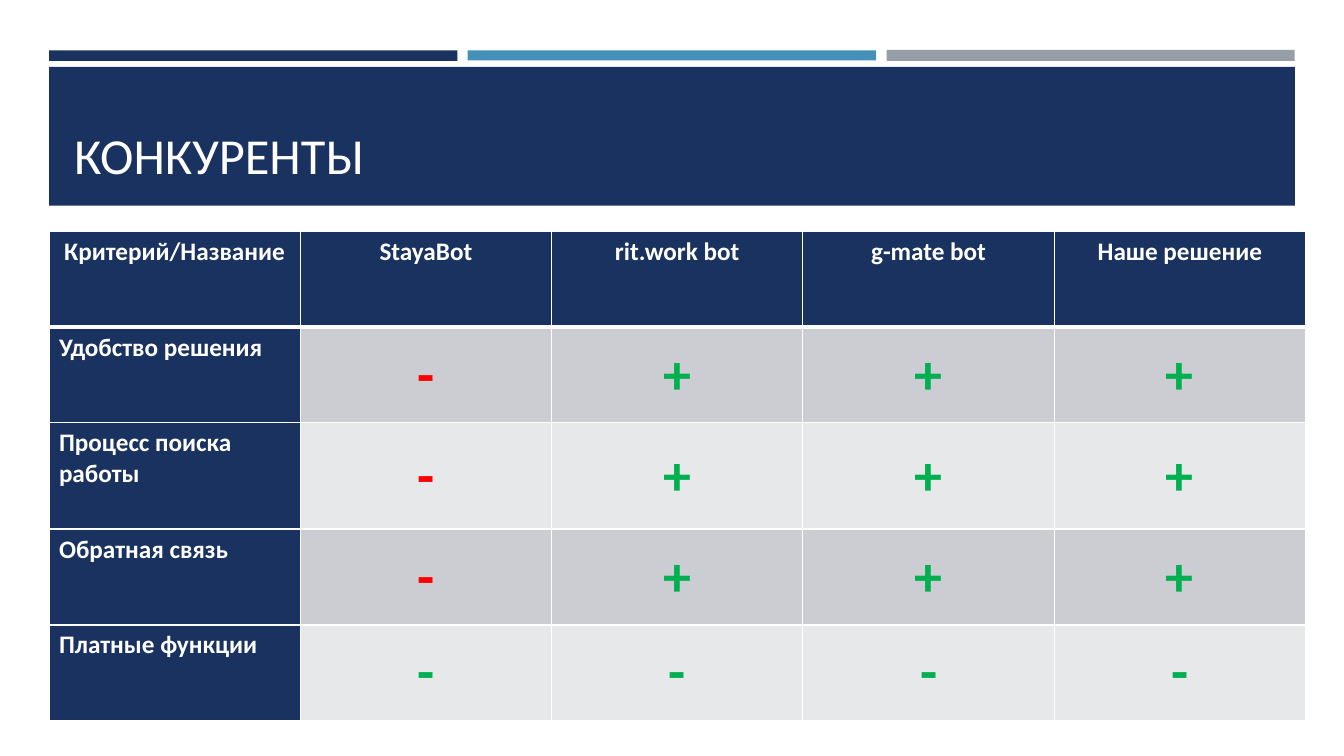
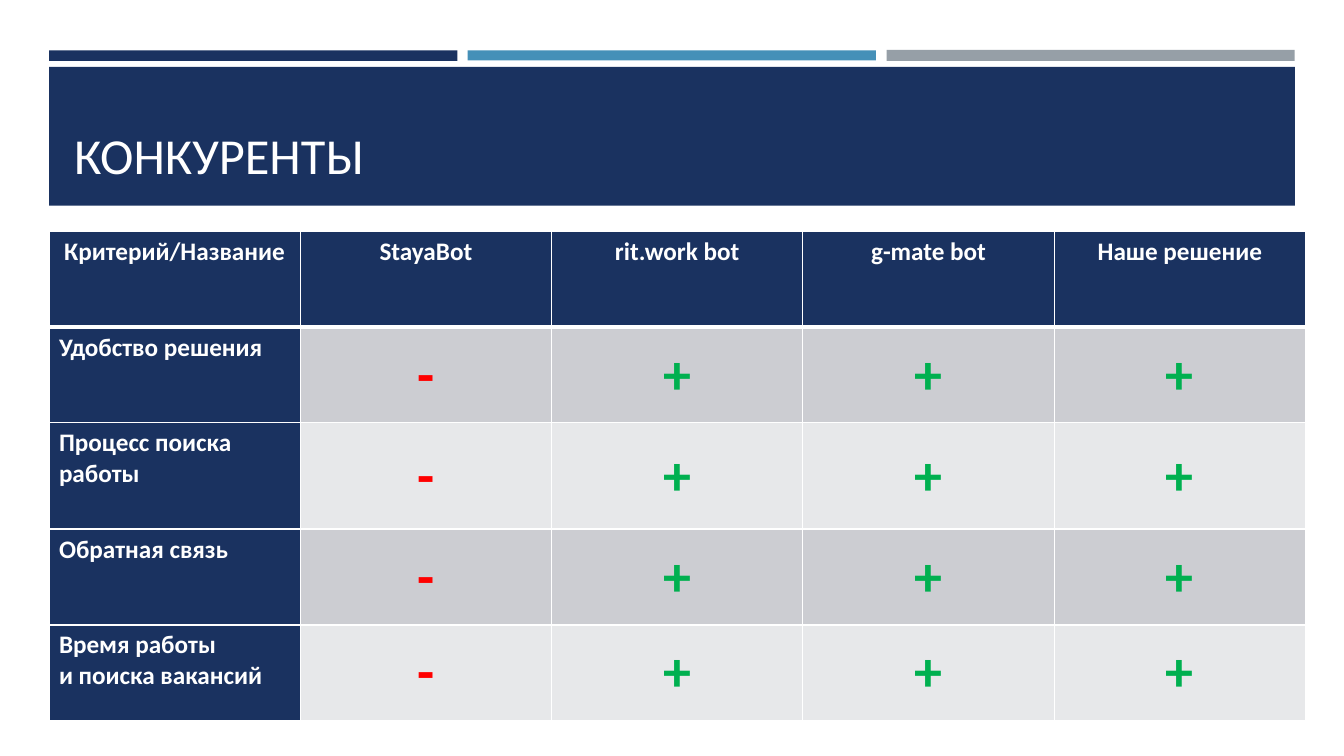
Before and after one commit to JaydenPears/Search-Profession, a slide deck: slide 4 of Документация/Презентация по Проектной работе «Search Profession».pptx. Drawn at 1344x756 pixels with LibreOffice and Linux fonts; fonts in the diff are those of the drawing. Boxes give left, top, right and bottom in pixels: in the first picture for what was removed or moved away, otherwise in the second. Text is boxed around its words. In the diff, an @@ line names an element or a change of style, - is before the commit and + after.

```diff
--- a/Документация/Презентация по Проектной работе «Search Profession».pptx
+++ b/Документация/Презентация по Проектной работе «Search Profession».pptx
@@ table at box(49, 231, 1305, 721) @@
-row 5: Платные функции | - | - | - | -
+row 5: Время работы и поиска вакансий | - | + | + | +
@@ text colour #00B050 to #FF0000 in "-" @@
```
Also in this commit, not shown: 1 other slide changed.
